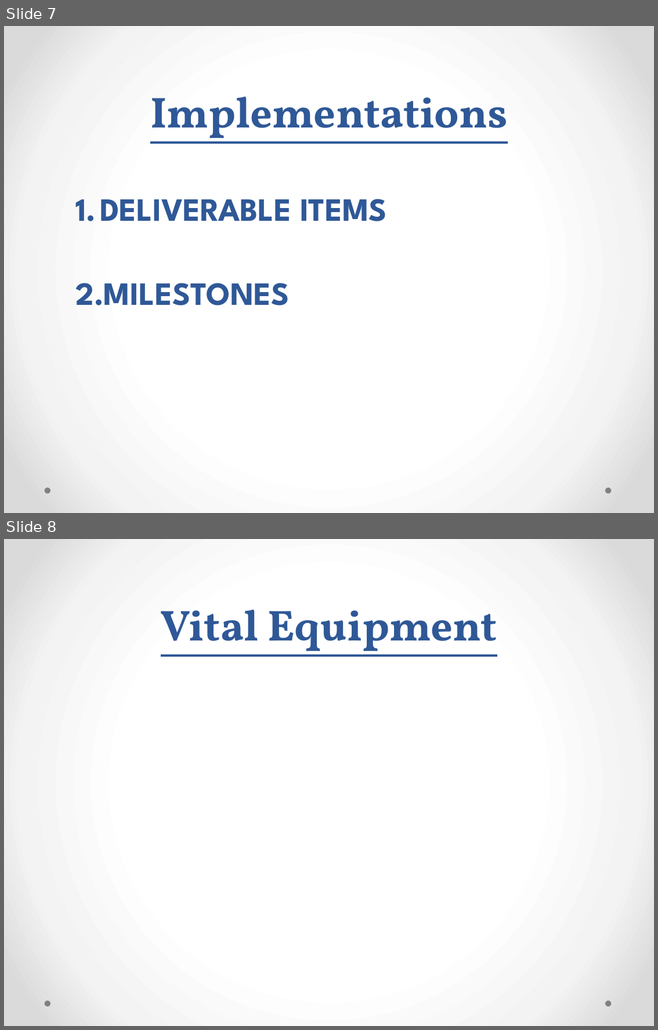
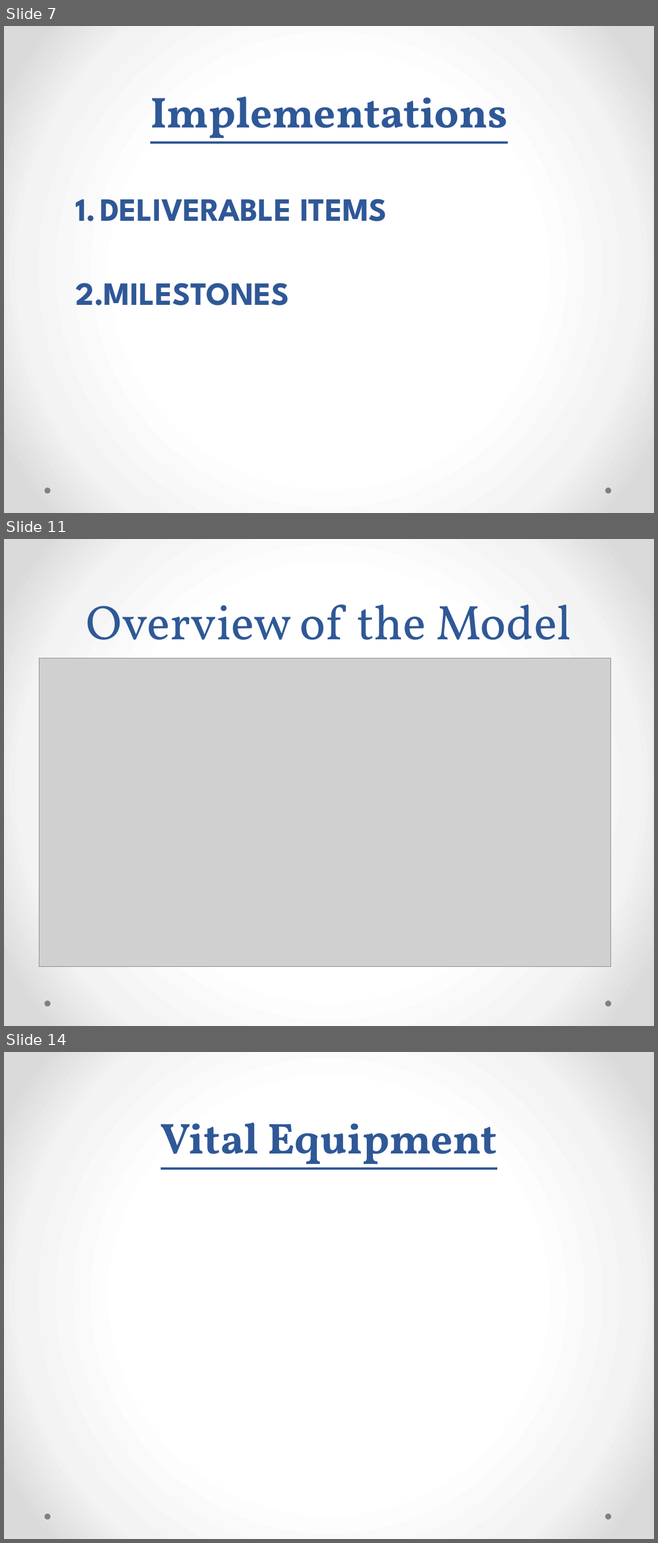
Before and after one commit to FarhanK501/FYP-Stuff, a slide deck: Report/PreColorVisualizer.pptx. Shown one above the other, each under a label of ours: slides 7 and 8 before the commit, slides 7, 11 and 14 after it; the slides between them are not shown. The pictures are 658x1030 and 658x1543 pixels, drawn with LibreOffice and Linux fonts; fonts in the diff are those of the drawing; grey boxes stand for pictures. Boxes give left, top, right and bottom in pixels: in the first picture for what was removed or moved away, otherwise in the second. Text is boxed around its words. In the diff, an @@ line names an element or a change of style, - is before the commit and + after.

```diff
--- a/Report/PreColorVisualizer.pptx
+++ b/Report/PreColorVisualizer.pptx
@@ slide 11 added at [4, 539, 654, 1026], background gradient #FFFFFF to #F4F4F4 to #DADADA; not listed: 2 template elements that a slide beside it also shows @@
@@ title added at [86, 605, 571, 661], 54 pt, text #2F5897 @@
+Overview of the Model
@@ picture added at [39, 658, 610, 966] @@
@@ what was slide 8 is now slide 14 @@
```
Also in this commit, not shown: 5 other slides added.
